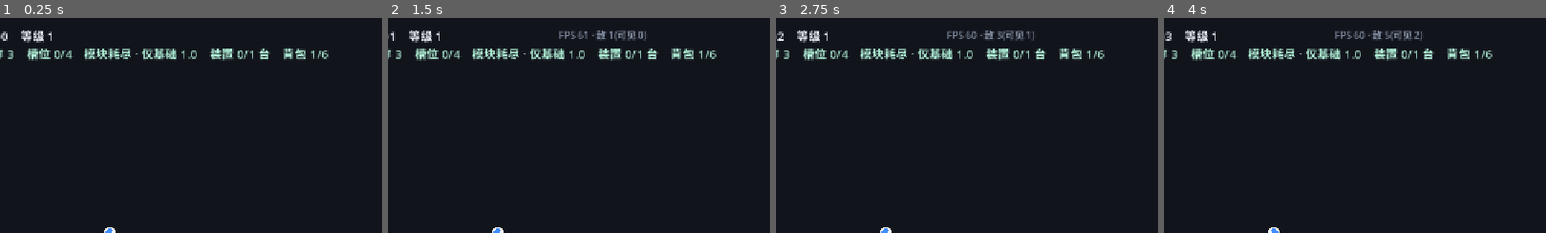
Above: before the commit, frames 1-4 (left to right).
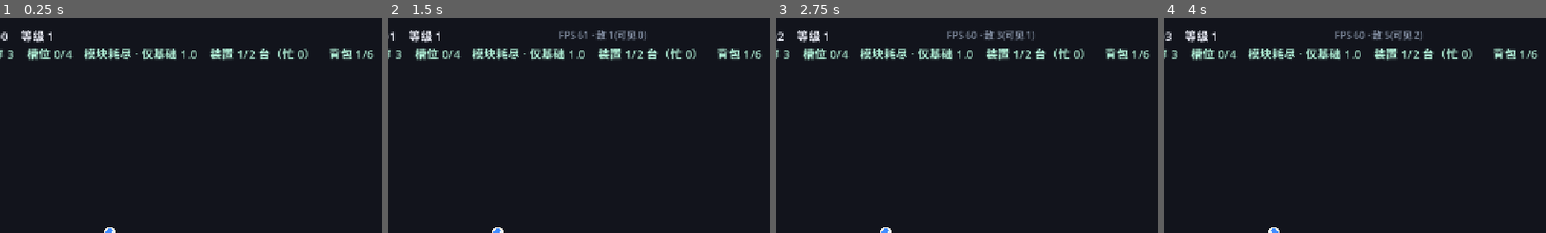
Above: after the commit, the same moments.

Repository: M1suK1/weapon-build-survivor
Game: Godot game, scene res://scenes/main.tscn
Same seed, same stepped clock (60 frames per second), same inputs: the game is played once before the commit and once after it.
Inputs (mouse positions are % of the whole screen's width and height, from its top left):
- Up to frame 1 (0.25 s): no input
- Up to frame 2 (1.5 s): tap Enter at 0.5 s; move the mouse to (72, 45) at 0.52 s; hold D 0.53-1.25 s; tap C at 0.6 s; click (72, 45) at 0.67 s; tap Space at 0.77, 1.25 s; tap V at 0.8 s; drag from (30, 55) to (45, 70) at 1.27 s
- Up to frame 3 (2.75 s): move the mouse to (60, 28) at 2.02 s; hold D from 2.03 s (still down); tap B at 2.1 s; tap X at 2.3 s
- Up to frame 4 (4 s): release D at 2.75 s; tap Enter at 2.75 s; drag from (45, 70) to (20, 35) at 2.77 s; tap Space at 3.5, 3.77 s; move the mouse to (80, 65) at 3.52 s; hold A from 3.53 s (still down); tap C at 3.6 s; tap V at 3.8 s
The pictures show only the part of the screen within x 36-86%, y 0-50%; the shares and areas given below are measured in that part.

The runs differ from the first frame. In frame 1, 0.8% of the frame differs, in the area x 62-98%, y 14-20%; in frame 2, 0.8%; in frame 3, 0.8%; in frame 4, 0.8%.

Commit message:
refactor(device): 装置背包改成装置槽位，产物直接进库存，升级只加速（v7 Q2）

Diff:
--- a/scripts/game.gd
+++ b/scripts/game.gd
@@ -197,13 +197,12 @@
 ## 各阶实际合出来的数量（平衡观察用，也进 playtest 日志）
 var crafted := {}
 
-# --- 装置背包（plan-v6 §5.2B）：装置产物先进这里，点一下才进模块库存 ---
-var device_bag: Array = []
-var device_bag_cap := 2
+# --- 装置槽位（plan-v7 §2）：只能放这么多台装置，产物直接进模块库存 ---
+var device_slots := 2
 ## 扩容价格：50 起步、每次 ×2.2 再取整到 5 的倍数（50/110/242/532）
 const BAG_COST_BASE := 50.0
 const BAG_COST_GROWTH := 2.2
-const BAG_CAP_MAX := 8
+const SLOT_MAX := 8
 ## 装置升级价（lv1→2 要 30、→3 要 60、→4 要 120、→5 要 240）
 const DEVICE_LV_COSTS := [0, 30, 60, 120, 240]
 const DEVICE_LV_MAX := 5
@@ -2025,7 +2024,7 @@
 	weapon = weapons[sel]
 
 
-## 背包占用 = 武器数（plan-v6 §5.2A：装置不再占模块背包，装置有自己的 device_bag）
+## 背包占用 = 武器数（plan-v6 §5.2A：装置不占模块背包；装置台数由 device_slots 限制）
 func _backpack_used() -> int:
 	return weapons.size()
 
@@ -3614,40 +3613,23 @@
 	return {"kind": "", "left": 0.0, "total": 0.0, "auto": false, "paid": [], "lv": 1}
 
 
-## 装置背包是不是满了（满了装置停工，产物不丢）
-func _bag_full() -> bool:
-	return device_bag.size() >= device_bag_cap
-
-
 ## 本次扩容要多少个模块：按「已经扩过几次」算价格（50 → 110 → 242 → 532）
-func bag_expand_cost() -> int:
-	var n := maxi(0, device_bag_cap - 2)
+func slot_expand_cost() -> int:
+	var n := maxi(0, device_slots - 2)
 	return int(round(BAG_COST_BASE * pow(BAG_COST_GROWTH, n) / 5.0) * 5.0)
 
 
-## 扩容装置背包（plan-v6 §5.2B）：材料按阶从低到高扣
-func expand_device_bag() -> bool:
-	if device_bag_cap >= BAG_CAP_MAX:
+## 扩容装置槽位（plan-v7 §2）：材料按阶从低到高扣；槽位决定最多能摆几台装置
+func expand_device_slots() -> bool:
+	if device_slots >= SLOT_MAX:
 		return false
-	var cost := bag_expand_cost()
+	var cost := slot_expand_cost()
 	if not _take_level_mat(cost):
 		_toast("扩容要 %d 个模块，库存不够" % cost)
 		return false
-	device_bag_cap += 1
-	_toast("装置背包扩到 %d 格" % device_bag_cap)
+	device_slots += 1
+	_toast("装置槽位扩到 %d 个" % device_slots)
 	return true
-
-
-## 把装置背包里的第 i 个产物取到模块库存（模块背包满了就不给取）
-func take_from_bag(i: int) -> void:
-	if i < 0 or i >= device_bag.size():
-		return
-	if backpack_cap >= 0 and _backpack_used() >= backpack_cap:
-		_toast("模块背包已满（%d/%d），先腾一格" % [_backpack_used(), backpack_cap])
-		return
-	_add_inv(String(device_bag[i]), 1)
-	device_bag.remove_at(i)
-	_refresh_build()
 
 
 ## 这台装置升下一级要多少模块（1→2 30、→3 60、→4 120、→5 240）
@@ -3658,11 +3640,12 @@
 	return int(DEVICE_LV_COSTS[mini(lv, DEVICE_LV_COSTS.size() - 1)])
 
 
-## 装置升级（plan-v6 §5.2C）：三线效果
-##   lv2+ 合成时间每级 −8%
-##   lv3+ 装置背包 +1（每台三级的装置各加一格）
-##   lv4+ 自动开关默认打开
-##   lv5  成品 15% 概率一次出 2 个
+## 装置等级只影响速度：合成时间 × 0.88^(lv−1)（Lv5 −40%）
+func device_speed(d: Dictionary) -> float:
+	return pow(0.88, float(int(d.get("lv", 1)) - 1))
+
+
+## 装置升级（plan-v7 §2）：只加速，不再附带背包/自动/双份
 func upgrade_device(idx: int) -> bool:
 	if idx < 0 or idx >= devices.size():
 		return false
@@ -3675,22 +3658,8 @@
 		_toast("升级要 %d 个模块，库存不够" % cost)
 		return false
 	d["lv"] = lv + 1
-	if int(d["lv"]) >= 4:
-		d["auto"] = true
-	_recalc_bag_cap()
-	_toast("装置升到 Lv%d" % int(d["lv"]))
+	_toast("装置升到 Lv%d（合成 −%d%%）" % [int(d["lv"]), int(round((1.0 - device_speed(d)) * 100.0))])
 	return true
-
-
-## 装置背包总容量 = 基础 device_bag_cap + 每台 lv≥3 的装置各 1 格
-func _recalc_bag_cap() -> void:
-	var base := 1
-	for d in devices:
-		if int(d.get("lv", 1)) >= 3:
-			base += 1
-	device_bag_cap = maxi(device_bag_cap, base)
-
-
 ## 第 (n+1) 台装置的价格：开局那台免费，第 2 台 12、第 3 台 20、第 4 台 35 ……
 func device_cost() -> int:
 	var base := DEVICE_COST_BASE * pow(DEVICE_COST_GROWTH, maxf(0.0, devices.size() - 1.0))
@@ -3715,7 +3684,7 @@
 
 ## 用基础模块造一台新装置（材料堆积时的唯一出口）
 func buy_device() -> bool:
-	if devices.size() >= DEVICE_MAX:
+	if devices.size() >= device_slots:
 		return false
 	var cost := device_cost()
 	if _inv("base") < cost:
@@ -3744,37 +3713,25 @@
 		if float(d["left"]) > 0.0:
 			continue
 		var k := String(d["kind"])
-		# 装置背包满：停工等玩家来取（进度冻在 0，不丢产物、不重复扣料）
-		if _bag_full():
-			d["left"] = 0.01
-			continue
 		d["kind"] = ""
 		d["left"] = 0.0
 		d["total"] = 0.0
 		d["paid"] = []
 		crafted[k] = int(crafted.get(k, 0)) + 1
-		# 人类：产物只进库存，装到哪一格是玩家的决定（plan-v5 §1.2 第 1 条，没有开关）；
+		# 人类：产物直接进模块库存（plan-v7 §2：装置背包不再是产物暂存区）；
 		# bot / autoplan：保持自动装板，回归曲线不断
 		if autoplan or bot:
 			_install(k)
 		else:
-			device_bag.append(k)
-			if device_bag.size() >= device_bag_cap:
-				_toast("装置背包满（%d/%d）：点装置页里的产物取走" % [device_bag.size(), device_bag_cap])
-		# 精炼 buff（§9.3 refine 族）：按概率多出一个
+			_add_inv(k, 1)
+			_toast("合成完成：%s +1（库存 %d）" % [String(MODULES[k]["name"]), _inv(k)])
+		# 精炼 buff（refine 族）：按概率多出一个
 		if rng.randf() < minf(0.60, _buff_sum("refine")):
 			if autoplan or bot:
 				_add_inv(k, 1)
-			elif not _bag_full():
-				device_bag.append(k)
+			else:
+				_add_inv(k, 1)
 			_toast("精炼：多出 1 个%s" % String(MODULES[k]["name"]))
-		# lv5 装置：15% 概率一次出 2 个
-		if int(d.get("lv", 1)) >= 5 and rng.randf() < 0.15:
-			if autoplan or bot:
-				_add_inv(k, 1)
-			elif not _bag_full():
-				device_bag.append(k)
-			_toast("装置 Lv5 双份：多出 1 个%s" % String(MODULES[k]["name"]))
 		# 「自动」装置做完立刻接下一个：先试同一个配方，材料不够就退回自动挑一个
 		if bool(d.get("auto", false)):
 			if not try_craft(k, devices.find(d)):
@@ -3842,11 +3799,8 @@
 		for p in paid:
 			_add_inv(String(p), 1)
 		return false
-	var dur := float(CRAFT_TIME[t]) * _buff_mul("craft")
-	# 装置等级：每级 −8% 时间（plan-v6 §5.2C）
-	var lv := int(devices[idx].get("lv", 1))
-	if lv > 1:
-		dur *= pow(0.92, float(lv - 1))
+	# 装置等级只影响速度：合成时间 × 0.88^(lv−1)（plan-v7 §2）
+	var dur := float(CRAFT_TIME[t]) * _buff_mul("craft") * device_speed(devices[idx])
 	devices[idx]["kind"] = mid
 	devices[idx]["total"] = dur
 	devices[idx]["left"] = dur
@@ -4225,8 +4179,8 @@
 	]
 	if _count_filled() == 0:
 		hud_ammo.text += "    模块耗尽 · 仅基础 %.1f" % float(weapon.base)
-	hud_ammo.text += "    装置 %d/%d 台    背包 %d%s" % [
-		_busy_devices(), devices.size(), _backpack_used(),
+	hud_ammo.text += "    装置 %d/%d 台（忙 %d）    背包 %d%s" % [
+		devices.size(), device_slots, _busy_devices(), _backpack_used(),
 		"" if backpack_cap < 0 else "/%d" % backpack_cap
 	]
 	hud_ammo.add_theme_color_override("font_color",
@@ -4387,9 +4341,8 @@
 	info.append("曲线   Lv%d 要 %d · Lv%d 要 %d（前 %d 级 ×%.2f，之后 ×%.2f）" % [
 		level + 1, _level_cost_at(level + 1), level + 2, _level_cost_at(level + 2),
 		LEVEL_COST_SOFT, LEVEL_COST_GROWTH, LEVEL_COST_GROWTH_LATE])
-	info.append("受击补偿 +%d     装置 %d 台（空闲 %d · 背包 %d/%d）     净弹药 %+.2f/s     实测 %.1f / 理论 %.1f" % [
-		modules_from_damage, devices.size(), devices.size() - _busy_devices(),
-		device_bag.size(), device_bag_cap,
+	info.append("受击补偿 +%d     装置 %d/%d 台（空闲 %d）     净弹药 %+.2f/s     实测 %.1f / 理论 %.1f" % [
+		modules_from_damage, devices.size(), device_slots, devices.size() - _busy_devices(),
 		cur_drop() - cur_burn(), cur_actual_dps(), cur_dps()
 	])
 	# buff 一览（plan-v5 §9.7）：一族一行，白/蓝/紫/金 四格各自等级
@@ -4599,35 +4552,23 @@
 		_rebuild_device_pick()
 		return
 	var y := 0.0
-	# 装置背包（plan-v6 §5.2B）：产物先放这里，点一下才进模块库存
+	# 装置槽位（plan-v7 §2）：槽位只限制能摆几台装置，产物做完直接进模块库存
 	var bh := _label(tab_body, Vector2(0, y), 15, UIKit.C_GOLD)
-	bh.text = "装置背包 %d/%d" % [device_bag.size(), device_bag_cap]
+	bh.text = "装置槽位 %d/%d" % [devices.size(), device_slots]
 	y += 24.0
-	if device_bag.is_empty():
-		_label(tab_body, Vector2(0, y), 13, UIKit.C_DIM).text = "空着 —— 装置做完会先放到这里"
-		y += 28.0
+	if devices.size() < device_slots:
+		_label(tab_body, Vector2(0, y), 13, UIKit.C_DIM).text = "空槽 %d 个 —— 下面「造一台装置」占一个槽" % (device_slots - devices.size())
 	else:
-		for i in device_bag.size():
-			var bid := String(device_bag[i])
-			var bn := String(MODULES[bid]["name"]) if MODULES.has(bid) else bid
-			var b := UIKit.button("取 %s" % bn, Vector2(150, 26), UIKit.C_GREEN, 14)
-			b.position = Vector2(150.0 * float(i % 3), y)
-			b.tooltip_text = "取到模块库存（占模块背包一格）"
-			b.pressed.connect(take_from_bag.bind(i))
-			tab_body.add_child(b)
-			if i % 3 == 2:
-				y += 30.0
-		if device_bag.size() % 3 != 0:
-			y += 30.0
-	# 扩容
-	if device_bag_cap < BAG_CAP_MAX:
-		var ecost := bag_expand_cost()
-		_tab_row(y, "扩容装置背包到 %d 格（要 %d 个模块）" % [device_bag_cap + 1, ecost], UIKit.C_BLUE,
+		_label(tab_body, Vector2(0, y), 13, UIKit.C_DIM).text = "槽位已占满 —— 想多摆就先扩容"
+	y += 28.0
+	if device_slots < SLOT_MAX:
+		var ecost := slot_expand_cost()
+		_tab_row(y, "扩容到 %d 个槽位（要 %d 个模块）" % [device_slots + 1, ecost], UIKit.C_BLUE,
 			"扩容", _expand_bag_from_tab, _inv_total() >= ecost,
-			"价格 50 起步、每次 ×2.2（50 / 110 / 242 / 532）；满了装置停工")
+			"价格 50 起步、每次 ×2.2（50 / 110 / 242 / 532）；槽位只限装置台数")
 		y += 38.0
 	else:
-		_label(tab_body, Vector2(0, y), 13, UIKit.C_DIM).text = "装置背包已到上限 %d 格" % BAG_CAP_MAX
+		_label(tab_body, Vector2(0, y), 13, UIKit.C_DIM).text = "槽位已到上限 %d 个" % SLOT_MAX
 		y += 28.0
 	for i in devices.size():
 		var dv: Dictionary = devices[i]
@@ -4679,9 +4620,8 @@
 			var ucost := device_upgrade_cost(dv)
 			var ub := UIKit.button("升级 %d" % ucost, Vector2(96, 26), UIKit.C_GOLD, 14)
 			ub.position = Vector2(490, y - 2)
-			ub.tooltip_text = "Lv%d → Lv%d：合成 −8%%%s" % [
-				lv, lv + 1,
-				"、背包 +1" if lv + 1 == 3 else ("、自动默认开" if lv + 1 == 4 else ("、15% 出双份" if lv + 1 == 5 else ""))]
+			ub.tooltip_text = "Lv%d → Lv%d：合成时间 −%d%%" % [
+				lv, lv + 1, int(round((1.0 - pow(0.88, float(lv))) * 100.0))]
 			ub.pressed.connect(_upgrade_device_from_tab.bind(i))
 			tab_body.add_child(ub)
 		else:
@@ -4695,15 +4635,15 @@
 	var head := _label(tab_body, Vector2(0, y + 2), 13, UIKit.C_DIM)
 	head.text = "共 %d 台 · 空闲 %d · 自动 %d" % [devices.size(), idle, auto_n]
 	y += 26.0
-	if devices.size() < DEVICE_MAX:
+	if devices.size() < device_slots:
 		var cost := device_cost()
 		var can := _inv("base") >= cost
 		_tab_row(y, "再造一台装置（需要 %d 个基础模块）" % cost, UIKit.C_BLUE, "造",
-			_buy_device_from_tab, can, "吃基础模块；装置越多并行合成越快")
+			_buy_device_from_tab, can, "吃基础模块；占一个装置槽位，装置越多并行合成越快")
 		if not can:
 			_label(tab_body, Vector2(0, y + 24), 13, UIKit.C_RED).text = "基础模块不够：现有 %d，需要 %d" % [_inv("base"), cost]
 	else:
-		_label(tab_body, Vector2(0, y + 6), 14, UIKit.C_DIM).text = "装置已满（%d 台）" % DEVICE_MAX
+		_label(tab_body, Vector2(0, y + 6), 14, UIKit.C_DIM).text = "槽位满了（%d/%d）：先扩容再加" % [devices.size(), device_slots]
 
 ## Buff 页：手上所有变体按类别分组，悬浮看当前/下一级效果（plan-v6 追加需求）
 func _rebuild_tab_buff() -> void:
@@ -4749,7 +4689,7 @@
 
 ## 装置页的两个小回调（按钮只接了无参函数）
 func _expand_bag_from_tab() -> void:
-	expand_device_bag()
+	expand_device_slots()
 	_refresh_build()
 
 
@@ -5889,7 +5829,7 @@
 	while guard < 4 and try_craft():
 		guard += 1
 	# 装置越多越好（每台 = 一个并行合成位），别等全忙了才想起来造
-	if devices.size() < DEVICE_MAX and _inv("base") >= device_cost():
+	if devices.size() < device_slots and _inv("base") >= device_cost():
 		buy_device()
 	if _inv_total() >= level_cost() * 3:
 		try_level()
@@ -5973,7 +5913,7 @@
 	print("t=%3d w=%2d hp=%3d dps=%5.1f need=%5.1f drop=%.2f burn=%.2f lvl=%2d slot=%d/%d miss=%d fill=%d dev=%d/%d [%s] inv=[%s] c=%d/%d/%d/%d kills=%d dmg c%.0f/b%.0f/d%.0f alive=%d ppos=%.0f,%.0f cpos=%.0f,%.0f brute=%d rcp=%d kinds=f%d/r%d/rk%d/s%d buff=%d/%d" % [
 		int(pt_t), wave, int(maxf(hp, 0.0)), cur_dps(), need,
 		cur_drop(), cur_burn(), level, bfill, (bw["slots"] as Array).size(), bmiss, 1 if auto_fill else 0,
-		_busy_devices(), devices.size(), comp, _inv_str(),
+		devices.size(), device_slots, comp, _inv_str(),
 		crafted.get("base", 0), crafted.get("add", 0), crafted.get("amp", 0), crafted.get("reson", 0), kills_total,
 		float(dmg_src["contact"]), float(dmg_src["bullet"]), float(dmg_src["dash"]),
 		enemies.size(), player.position.x, player.position.y, _cam_pos.x, _cam_pos.y, _count_variant("brute"), recipe_unlocked.size(), _count_kind("flood"), _count_kind("runner"), _count_kind("rock"), _count_kind("shooter"),
